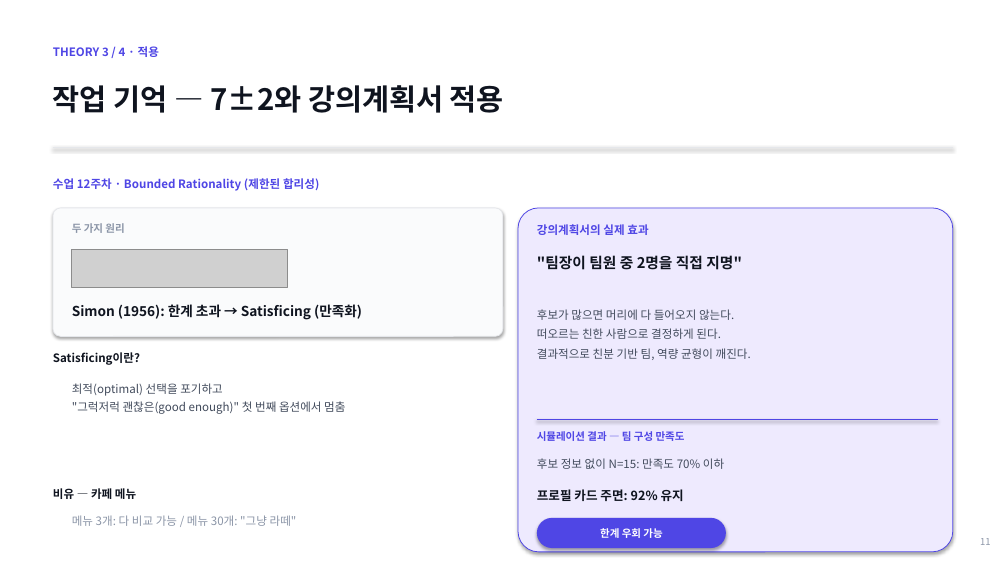
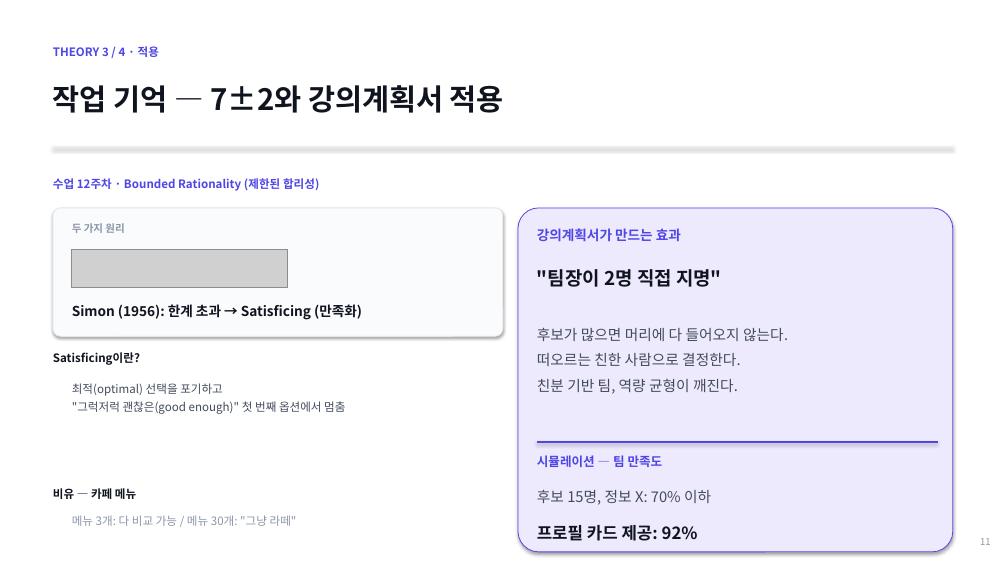
Before and after one commit to lshpy/imen315-syllabus-meta, a slide deck: slide 11 of team_project/kickoff_2026-05-11.pptx. Drawn at 1008x567 pixels with LibreOffice and Linux fonts; fonts in the diff are those of the drawing; grey boxes stand for pictures. Boxes give left, top, right and bottom in pixels: in the first picture for what was removed or moved away, otherwise in the second. Text is boxed around its words. In the diff, an @@ line names an element or a change of style, - is before the commit and + after.

```diff
--- a/team_project/kickoff_2026-05-11.pptx
+++ b/team_project/kickoff_2026-05-11.pptx
@@ text at <box>537,228,681,241</box>: text changed; size 11 to 13 pt @@
-강의계획서의 실제 효과
+강의계획서가 만드는 효과
@@ text at <box>537,269,722,287</box>: text changed; size 14 to 18 pt @@
-"팀장이 팀원 중 2명을 직접 지명"
+"팀장이 2명 직접 지명"
@@ text at <box>537,328,788,341</box>: size 11 to 14 pt in "후보가 많으면 머리에 다 들어오지 않는다."; line spacing 1.4 to 1.45 @@
@@ text "후보가 많으면 머리에 다 들어오지 ...": place and size @@
-text "후보가 많으면 머리에 다 들어오지 ..." at <box>537,309,751,360</box>
+text "후보가 많으면 머리에 다 들어오지 ..." at <box>537,328,788,394</box>
@@ text at <box>537,353,741,394</box>: text changed; size 11 to 14 pt @@
-떠오르는 친한 사람으로 결정하게 된다.
-결과적으로 친분 기반 팀, 역량 균형이 깨진다.
+떠오르는 친한 사람으로 결정한다.
+친분 기반 팀, 역량 균형이 깨진다.
@@ line moved from (537, 420) - (938, 420) to (537, 442) - (938, 442) @@
@@ text at <box>537,455,663,467</box>: text changed; size 10 to 12 pt @@
-시뮬레이션 결과 — 팀 구성 만족도
+시뮬레이션 — 팀 만족도
@@ text at <box>537,490,711,505</box>: text changed; size 11 to 14 pt @@
-후보 정보 없이 N=15: 만족도 70% 이하
+후보 15명, 정보 X: 70% 이하
@@ text at <box>537,525,698,541</box>: text changed; size 12 to 16 pt @@
-프로필 카드 주면: 92% 유지
+프로필 카드 제공: 92%
@@ rounded rectangle removed at <box>537,518,726,548</box> @@
@@ text removed at <box>600,528,662,538</box> @@
-한계 우회 가능
```
Also in this commit, not shown: 3 other slides changed, 1 other file.
